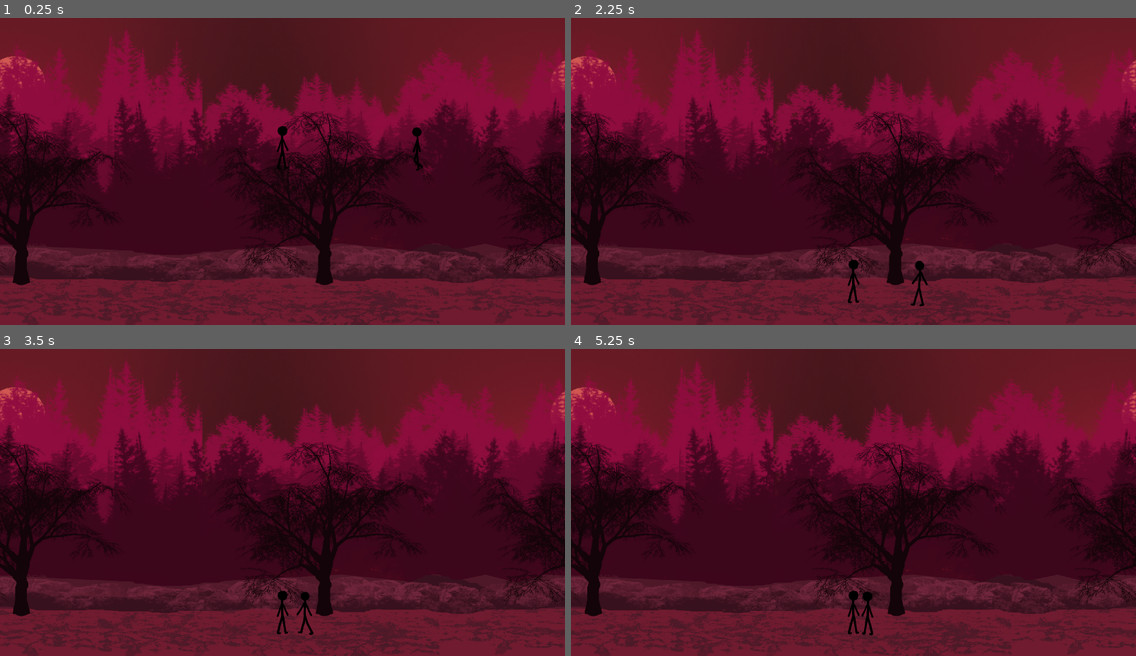
Above: before the commit, frames 1-4 (two rows, left to right).
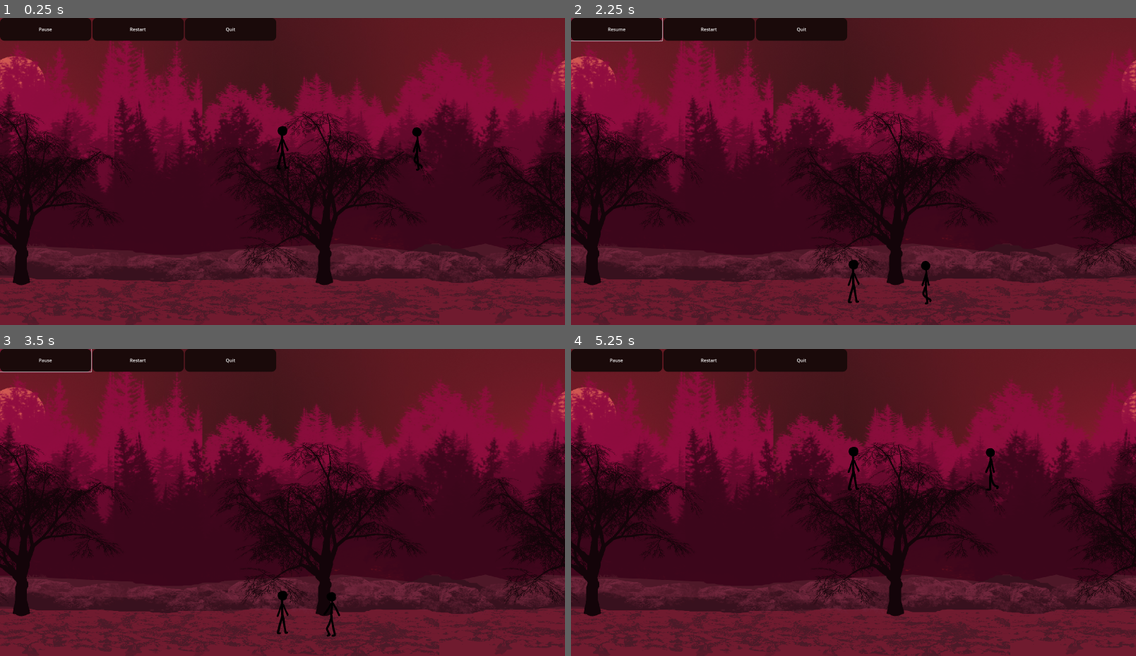
Above: after the commit, the same moments.

Repository: SUGANTH-V-27/stickman
Game: Godot game, scene res://scenes/main.tscn
Two runs of this game, one before a commit and one after it. Both use one fixed random seed, a clock stepped at 60 frames per second and the inputs below.
Inputs (mouse positions are in pixels of both pictures, inside the frame that each line leads up to):
- Up to frame 1 (0.25 s): no input
- Up to frame 2 (2.25 s): click (1135, 324) at 0.5 s; click (1135, 324) at 1.25 s; click (616, 30) at 2 s, where only the run after the commit has a clickable "Pause"
- Up to frame 3 (3.5 s): click (45, 361) at 2.75 s, where only the run after the commit has a clickable "Resume"
- Up to frame 4 (5.25 s): click (706, 361) at 3.5 s, where only the run after the commit has a clickable "Restart"; click (706, 361) at 4.25 s, where only the run after the commit has a clickable "Restart"; click (706, 361) at 5 s, where only the run after the commit has a clickable "Restart"

The runs differ from the first frame. In frame 1, 3.5% of the frame differs, in the area x 0-49%, y 0-8%; in frame 2, 3.8%; in frame 3, 3.8%; in frame 4, 7.3%, in the area x 0-100%, y 0-100%.

Commit message:
Pause, restart and quit functionality added , shld fix stylings

Diff:
--- /dev/null
+++ b/scenes/HUD.gd
@@ -0,0 +1,78 @@
+
+
+extends CanvasLayer
+
+@onready var pause_button   = $Control/MarginContainer/HBoxContainer/PauseButton
+@onready var restart_button = $Control/MarginContainer/HBoxContainer/RestartButton
+@onready var quit_button    = $Control/MarginContainer/HBoxContainer/QuitButton
+
+var is_paused := false
+
+func _ready():
+	# Connect signals
+	pause_button.text = "Pause"
+	pause_button.pressed.connect(_on_pause_pressed)
+	restart_button.pressed.connect(_on_restart_pressed)
+	quit_button.pressed.connect(_on_quit_pressed)
+
+	# Apply comet styling
+	_style_comet_button(pause_button, "Pause")
+	_style_comet_button(restart_button, "Restart")
+	_style_comet_button(quit_button, "Quit")
+
+
+func _on_pause_pressed():
+	if is_paused:
+		_resume_game()
+	else:
+		_pause_game()
+
+
+func _pause_game():
+	is_paused = true
+	pause_button.text = "Resume"
+	# Pause only gameplay nodes, not HUD
+	get_tree().call_group("pausable", "_set_paused_state", true)
+
+
+func _resume_game():
+	is_paused = false
+	pause_button.text = "Pause"
+	# Resume gameplay nodes
+	get_tree().call_group("pausable", "_set_paused_state", false)
+
+
+func _on_restart_pressed():
+	# Restart always reloads scene, independent of pause state
+	is_paused = false
+	get_tree().reload_current_scene()
+
+
+func _on_quit_pressed():
+	# Quit always exits, independent of pause state
+	get_tree().quit()
+
+
+func _style_comet_button(btn: Button, text: String) -> void:
+	btn.text = text
+	btn.custom_minimum_size = Vector2(320, 80)
+
+	var normal = StyleBoxFlat.new()
+	normal.bg_color = Color("#1A0A0A")
+	normal.corner_radius_top_left = 16
+	normal.corner_radius_top_right = 16
+	normal.corner_radius_bottom_left = 16
+	normal.corner_radius_bottom_right = 16
+
+	var hover = normal.duplicate()
+	hover.border_color = Color("#FF2E88").lightened(0.1)
+	hover.shadow_color = Color(0.78, 0.12, 0.44, 0.35)  # comet glow
+	hover.shadow_size = 6
+
+	var pressed = normal.duplicate()
+	pressed.bg_color = Color("#1F2121").darkened(0.2)
+
+	btn.add_theme_stylebox_override("normal", normal)
+	btn.add_theme_stylebox_override("hover", hover)
+	btn.add_theme_stylebox_override("pressed", pressed)
+	btn.add_theme_color_override("font_color", Color.WHITE)
--- /dev/null
+++ b/scenes/HUD.tscn
@@ -0,0 +1,30 @@
+[gd_scene load_steps=2 format=3 uid="uid://b5j4i6mckrlw1"]
+
+[ext_resource type="Script" uid="uid://obpf2rvg8rgt" path="res://scenes/HUD.gd" id="1_qpvh6"]
+
+[node name="Hud" type="CanvasLayer"]
+process_mode = 1
+script = ExtResource("1_qpvh6")
+
+[node name="Control" type="Control" parent="."]
+layout_mode = 3
+anchors_preset = 0
+offset_right = 40.0
+offset_bottom = 40.0
+
+[node name="MarginContainer" type="MarginContainer" parent="Control"]
+layout_mode = 0
+offset_right = 40.0
+offset_bottom = 40.0
+
+[node name="HBoxContainer" type="HBoxContainer" parent="Control/MarginContainer"]
+layout_mode = 2
+
+[node name="PauseButton" type="Button" parent="Control/MarginContainer/HBoxContainer"]
+layout_mode = 2
+
+[node name="RestartButton" type="Button" parent="Control/MarginContainer/HBoxContainer"]
+layout_mode = 2
+
+[node name="QuitButton" type="Button" parent="Control/MarginContainer/HBoxContainer"]
+layout_mode = 2
--- a/scenes/enemy.gd
+++ b/scenes/enemy.gd
@@ -1,3 +1,5 @@
+
+
 extends CharacterBody2D
 
 # -------------------- CONFIG --------------------
@@ -137,3 +139,24 @@
 	sprite.play("death")
 	await sprite.animation_finished
 	queue_free()
+
+# ------------------------------------------------
+# PAUSE SUPPORT
+# ------------------------------------------------
+
+func _set_paused_state(paused: bool) -> void:
+	# Stop logic
+	set_process(!paused)
+	set_physics_process(!paused)
+	set_process_input(!paused)
+
+	# Stop or resume animation
+	if paused:
+		sprite.pause()
+	else:
+		sprite.play(sprite.animation)
+
+	# Pause timers if any exist
+	for child in get_children():
+		if child is Timer:
+			child.paused = paused
--- a/scenes/enemy.tscn
+++ b/scenes/enemy.tscn
@@ -148,7 +148,7 @@
 [sub_resource type="RectangleShape2D" id="RectangleShape2D_1f82d"]
 size = Vector2(75, 37)
 
-[node name="CharacterBody2D" type="CharacterBody2D" groups=["enemy"]]
+[node name="CharacterBody2D" type="CharacterBody2D" groups=["enemy", "pausable"]]
 collision_layer = 4
 script = ExtResource("1_md0e3")
 
--- a/scenes/main.tscn
+++ b/scenes/main.tscn
@@ -9,6 +9,7 @@
 [ext_resource type="Texture2D" uid="uid://bm5qc5jcifkov" path="res://assets/backgrounds/red_forest/8.png" id="7_trceg"]
 [ext_resource type="Texture2D" uid="uid://8x7rmlgaxubu" path="res://assets/backgrounds/red_forest/4.png" id="9_jkv2x"]
 [ext_resource type="Texture2D" uid="uid://ol5sgcloprn" path="res://assets/backgrounds/red_forest/7-edited final.png" id="10_choun"]
+[ext_resource type="PackedScene" uid="uid://b5j4i6mckrlw1" path="res://scenes/HUD.tscn" id="10_ya4ey"]
 
 [sub_resource type="GDScript" id="GDScript_85g3d"]
 script/source = "extends Node2D
@@ -171,5 +172,7 @@
 grow_horizontal = 0
 grow_vertical = 0
 
+[node name="Hud" parent="." instance=ExtResource("10_ya4ey")]
+
 [connection signal="pressed" from="UI/AttackButton" to="player" method="_on_attack_button_pressed"]
 [connection signal="pressed" from="UI/KickButton" to="player" method="_on_kick_button_pressed"]
--- a/scenes/player.gd
+++ b/scenes/player.gd
@@ -1,3 +1,5 @@
+
+
 extends CharacterBody2D
 
 # -------------------- CONFIG --------------------
@@ -167,6 +169,17 @@
 	await sprite.animation_finished
 	queue_free()
 
+
+# ------------------------------------------------
+# PAUSE SUPPORT
+# ------------------------------------------------
+
+func _set_paused_state(paused: bool) -> void:
+	set_process(!paused)
+	set_physics_process(!paused)
+	set_process_input(!paused)
+
+
 func _on_AttackButton_pressed() -> void:
 	if state not in [State.DEAD, State.HIT, State.ATTACK]:
 		punch()
@@ -174,15 +187,3 @@
 func _on_KickButton_pressed() -> void:
 	if state not in [State.DEAD, State.HIT, State.ATTACK]:
 		kick()
-
-
-
- # Replace with function body.
-
-
-func _on_kick_button_pressed() -> void:
-	pass # Replace with function body.
-
-
-func _on_attack_button_pressed() -> void:
-	pass # Replace with function body.
--- a/scenes/player.tscn
+++ b/scenes/player.tscn
@@ -192,7 +192,7 @@
 [sub_resource type="RectangleShape2D" id="RectangleShape2D_holxr"]
 size = Vector2(108.357216, 159.65067)
 
-[node name="CharacterBody2D" type="CharacterBody2D" groups=["player"]]
+[node name="CharacterBody2D" type="CharacterBody2D" groups=["pausable", "player"]]
 collision_layer = 2
 script = ExtResource("1_ur7pv")
 
Not shown, added: scenes/HUD.gd.uid
Not shown: 1 places in scenes/main.tscn that only renumber resources
